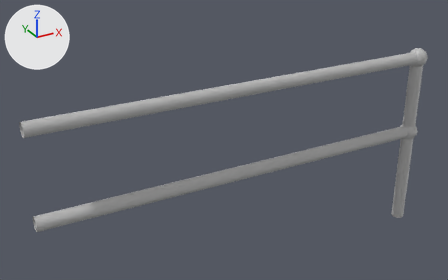
Two versions of the FBX model Assets/MotherDuckLEVELS/Team001Teachers-PolyWoodside/Meshes/Props/Prop_Railing_001_Long.fbx, one commit apart.
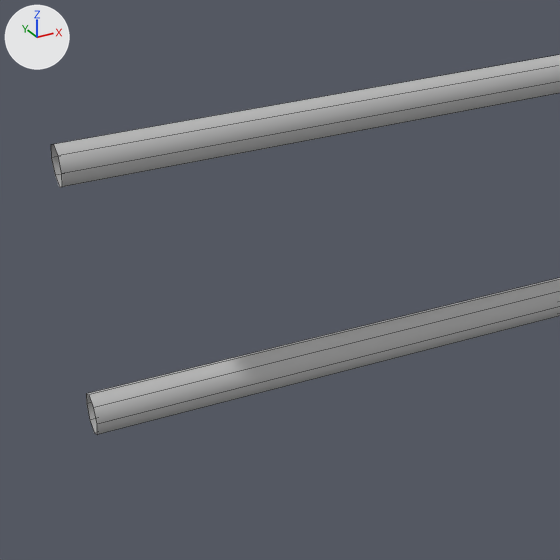
There are two pictures of each version: one whole from a 50 mm lens placed at (-1.778, -1.68, 1.373), pointed at (-0.8, 0.096, 0.485), one close up on the part from 0% to 48% of the width and 24% to 100% of the height. Lighting does not change. The marker at upper left points along +X, +Y and +Z. The close-ups show mesh edges as thin lines. Where no turn or scale is listed for an object, it has been applied to the vertices. Vertices at the same position are counted once.

The first close-up shows 'Prop_Railing_001_Long'.
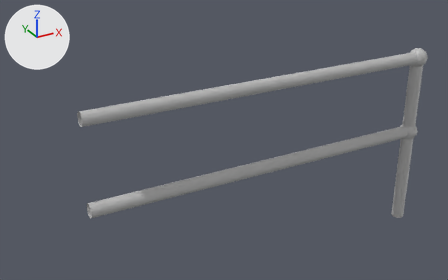
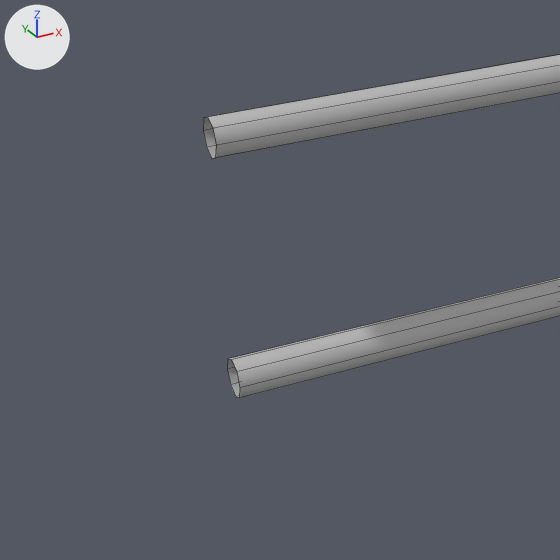
The newer file is also rescaled (x1.5) as a whole; pictures and numbers use the older file's frame.

Diff of the bpy script that builds the scene:
```diff
--- a/Assets/MotherDuckLEVELS/Team001Teachers-PolyWoodside/Meshes/Props/Prop_Railing_001_Long.fbx.py
+++ b/Assets/MotherDuckLEVELS/Team001Teachers-PolyWoodside/Meshes/Props/Prop_Railing_001_Long.fbx.py
@@ me_mesh @@
 me_mesh.from_pydata(...)  # 162 vertices, 152 faces; spans x -1.5..0.04, y -0.04..0.04, z 0.0..0.74
 # used by ob_prop_railing_001_long; location = (0.0, 0.0, 0.0)
 # verts and faces of me_mesh; kept vertices keep their numbers, new ones are numbered from 162
 # before: 9 (0.0, 0.03, 0.7), 13 (0.0, -0.02, 0.7), 16 (0.0, 0.02, 0.72), 17 (0.0, 0.02, 0.68), 19 (0.0, -0.02, 0.68)
 # before: 20 (0.0, -0.02, 0.72), 22 (-1.5, 0.02, 0.72) at pixel (50, 144), 23 (-1.5, 0.03, 0.7) at pixel (51, 157), 24 (-1.5, 0.02, 0.68) at pixel (55, 175), 25 (-1.5, 0.0, 0.68) at pixel (59, 187)
 # before: 26 (-1.5, -0.02, 0.68) at pixel (62, 186), 27 (-1.5, -0.02, 0.7) at pixel (61, 173), 28 (-1.5, -0.02, 0.72) at pixel (58, 155), 29 (-1.5, 0.0, 0.72) at pixel (53, 144)
 # before: 38 (-1.5, 0.02, 0.41) at pixel (86, 393), 39 (-1.5, 0.03, 0.39) at pixel (86, 403), 40 (-1.5, 0.02, 0.38) at pixel (89, 420), 41 (-1.5, 0.0, 0.37) at pixel (94, 432), 42 (-1.5, -0.02, 0.38) at pixel (97, 434)
 # before: 43 (-1.5, -0.02, 0.39) at pixel (97, 424), 44 (-1.5, -0.02, 0.41) at pixel (93, 407), 45 (-1.5, 0.0, 0.42) at pixel (89, 394)
+# me_mesh part 1
+delete_vertices([23, 27])  # with the faces that use them
+for i in [22, 24, 25, 26, 28]: verts[i] += (0.17, 0.0, 0.0)
+verts[29] = (-1.33, 0.0, 0.73)  # moved, pixel (207, 116)
+verts[162] = (0.0, 0.03, 0.7)
+verts[163] = (0.0, -0.02, 0.7)
+verts[164] = (-1.33, 0.03, 0.7)  # pixel (203, 130)
+verts[165] = (-1.33, -0.02, 0.7)  # pixel (216, 145)
+faces += [(16, 162, 164, 22), (17, 24, 164, 162), (19, 163, 165, 26), (20, 28, 165, 163)]
+# me_mesh part 2
+for i in [*range(38, 46)]: verts[i] += (0.17, 0.0, 0.0)
 me_mesh.materials.append(mat_lambert1)
```

Changed parts and their boxes [x1, y1, x2, y2] in the close-ups (560 x 560 px; the box of a moved part takes in the faces that stretch with it):
'Prop_Railing_001_Long', reshaped: before [51, 55, 560, 434]; after [203, 55, 560, 398]
part 1 of me_mesh, moved or reshaped: before [51, 55, 560, 187]; after [203, 55, 560, 159]
part 2 of me_mesh, moved or reshaped: before [86, 278, 560, 434]; after [227, 278, 560, 398]
